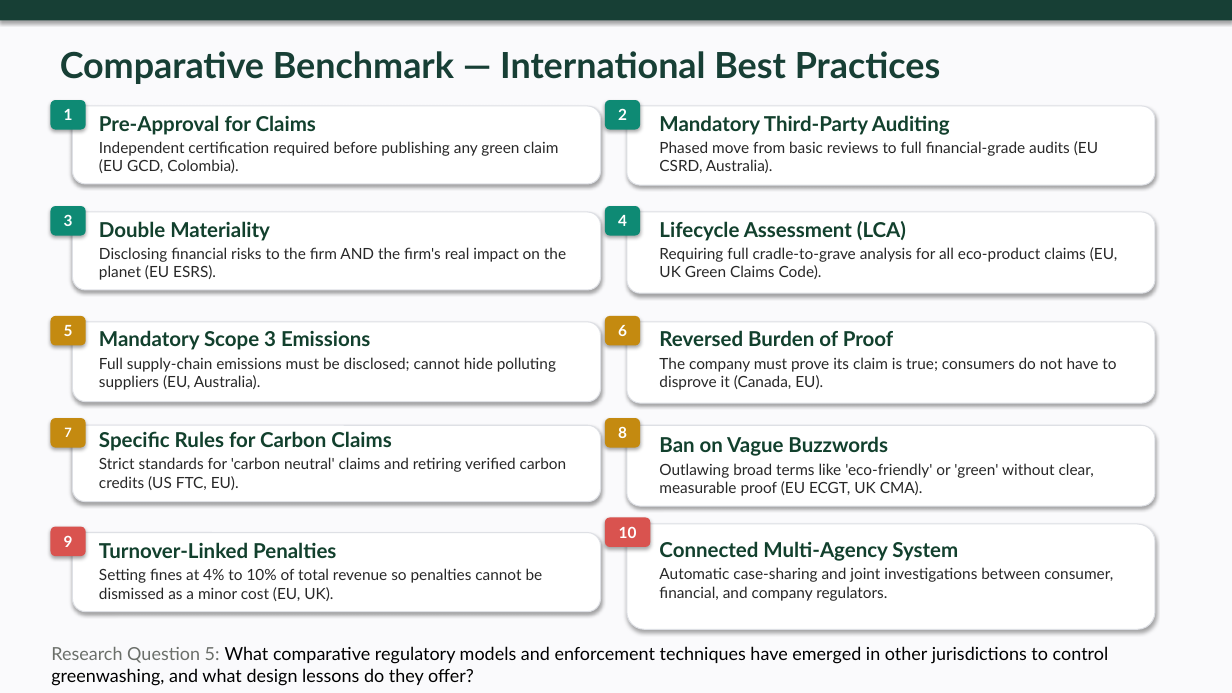
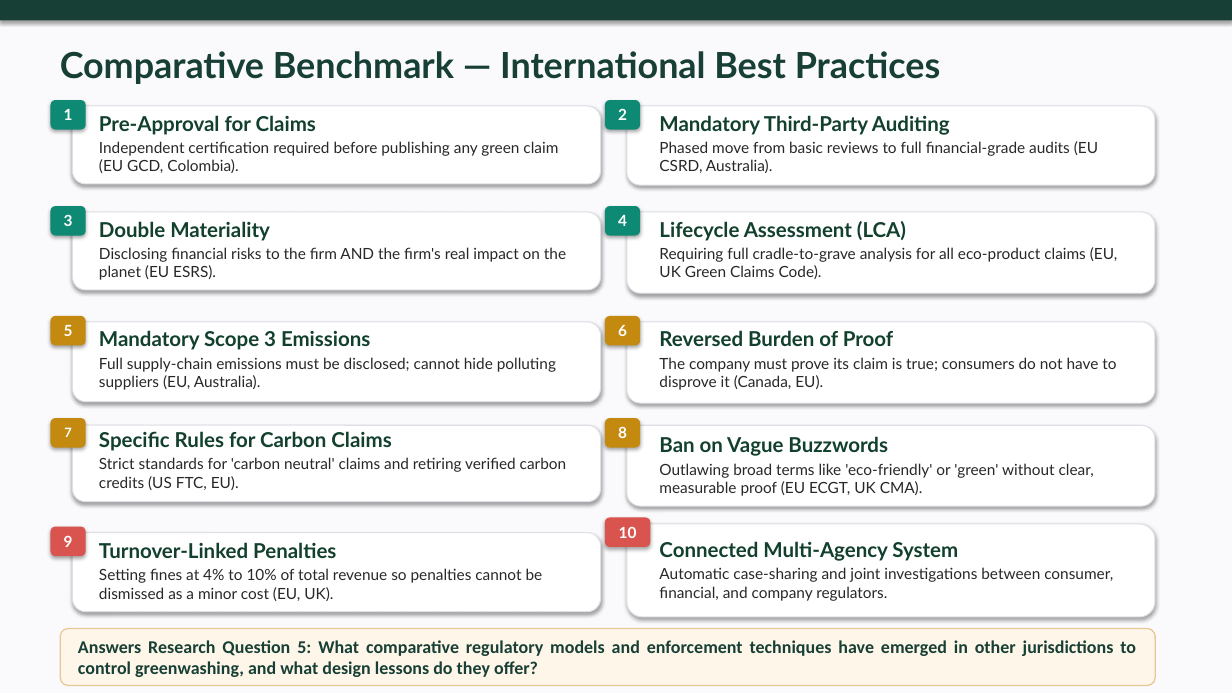
Before and after one commit to atul516/Final-VIva, a slide deck: slide 17 of Thesis Defence Presentation Final.pptx. Drawn at 1232x693 pixels with LibreOffice and Linux fonts; fonts in the diff are those of the drawing. Boxes give left, top, right and bottom in pixels: in the first picture for what was removed or moved away, otherwise in the second. Text is boxed around its words. In the diff, an @@ line names an element or a change of style, - is before the commit and + after.

```diff
--- a/Thesis Defence Presentation Final.pptx
+++ b/Thesis Defence Presentation Final.pptx
@@ rounded rectangle: place and size @@
-rounded rectangle at box(627, 524, 1155, 629)
+rounded rectangle at box(627, 524, 1155, 617)
@@ rounded rectangle added at box(60, 628, 1155, 686), fill #FFF6EA, outline #E7C894 1 pt @@
@@ text "Answers Research Question 5: What ..." at box(78, 640, 1136, 677): vertical alignment top to middle @@
@@ text at box(78, 640, 1136, 677): text changed; font Lato to Calibri; text colour #000000 to #173F35; bold on @@
-Research Question 5: What comparative regulatory models and enforcement techniques have emerged in other jurisdictions to control greenwashing, and what design lessons do they offer?
+Answers Research Question 5: What comparative regulatory models and enforcement techniques have emerged in other jurisdictions to control greenwashing, and what design lessons do they offer?
```
Also in this commit, not shown: 8 other slides changed.
